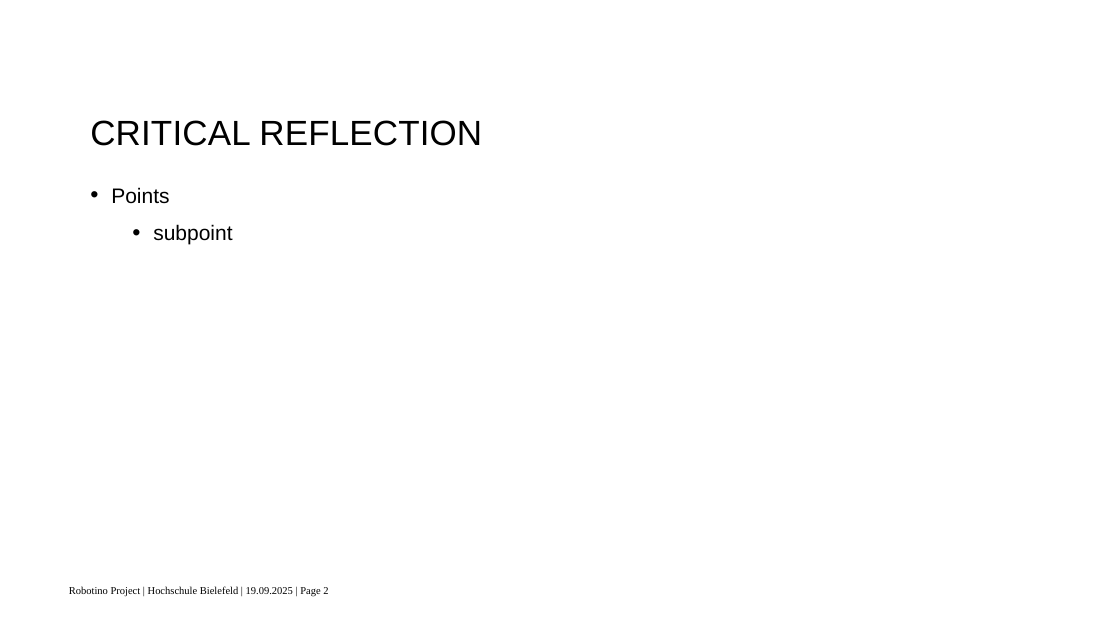
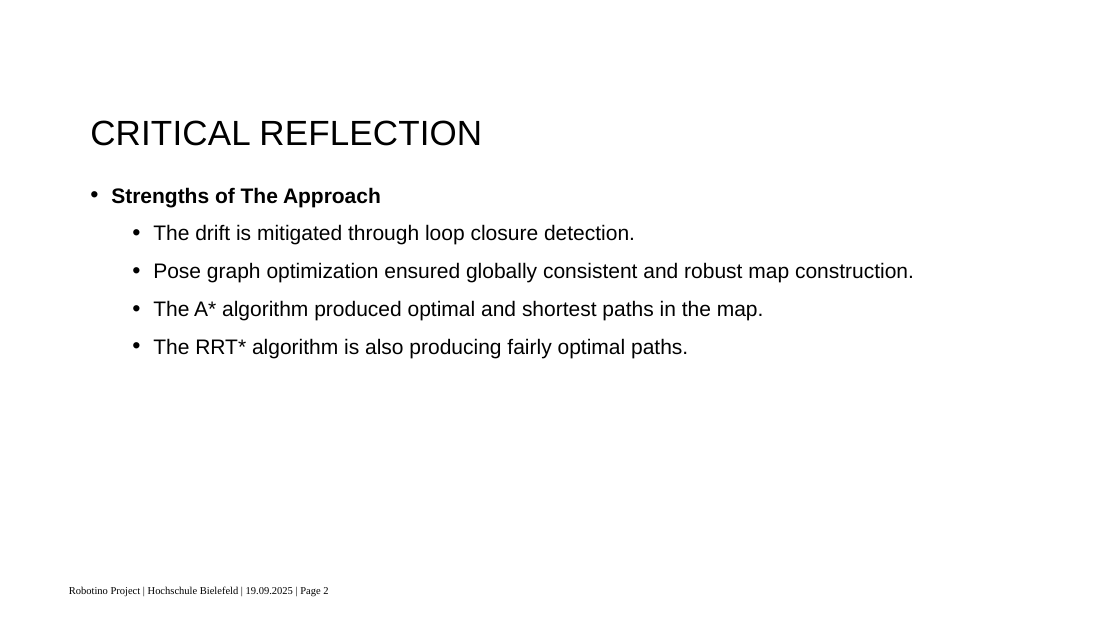
Before and after one commit to surajkarki66/robotino_project, a slide deck: slide 40 of docs/presentation.pptx. Drawn at 1120x630 pixels with LibreOffice and Linux fonts; fonts in the diff are those of the drawing; background and template pictures are left out. Boxes give left, top, right and bottom in pixels: in the first picture for what was removed or moved away, otherwise in the second. Text is boxed around its words. In the diff, an @@ line names an element or a change of style, - is before the commit and + after.

```diff
--- a/docs/presentation.pptx
+++ b/docs/presentation.pptx
@@ text at [111,187,914,358]: text changed @@
-• Points
-  • subpoint
+• Strengths of The Approach
+  • The drift is mitigated through loop closure detection.
+  • Pose graph optimization ensured globally consistent and robust map construction.
+  • The A* algorithm produced optimal and shortest paths in the map.
+  • The RRT* algorithm is also producing fairly optimal paths.
```
Also in this commit, not shown: 1 other slide changed, 2 slides added.
